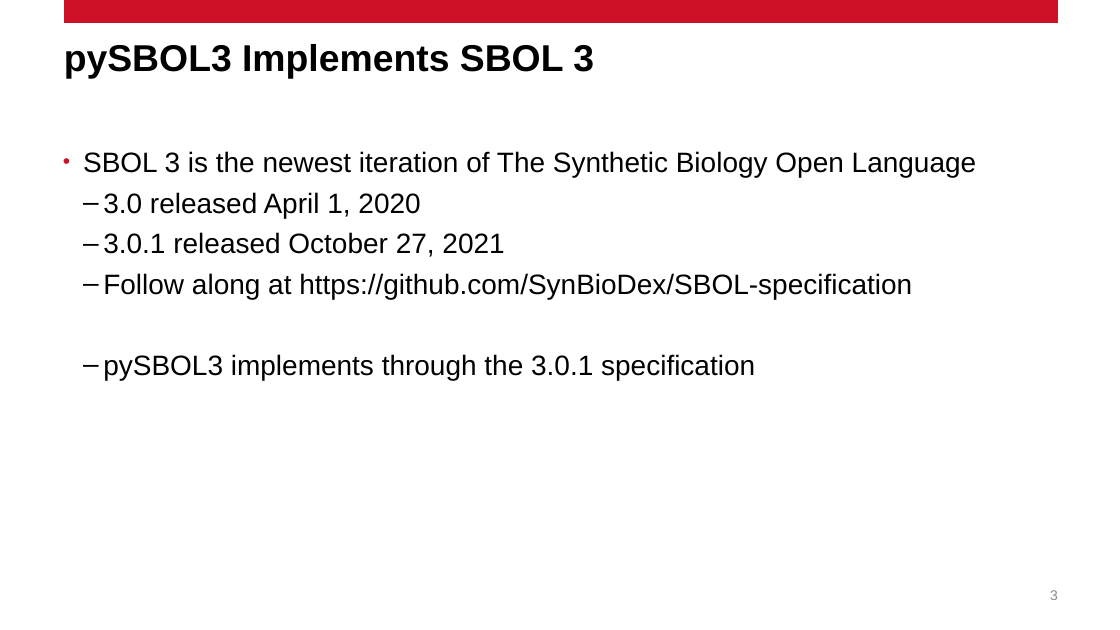
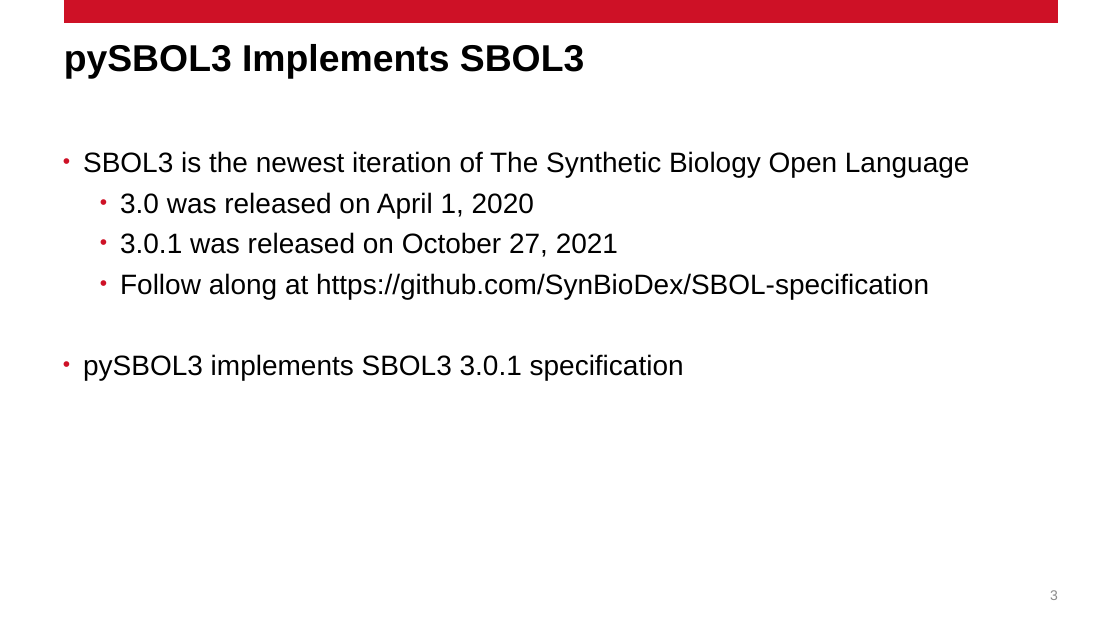
Before and after one commit to SynBioDex/Community-Media, a slide deck: slide 3 of 2022/IWBDA22/sbol3-workshop/pySBOL3-IWBDA-2022.pptx. Drawn at 1120x630 pixels with LibreOffice and Linux fonts; fonts in the diff are those of the drawing; background and template pictures are left out. Boxes give left, top, right and bottom in pixels: in the first picture for what was removed or moved away, otherwise in the second. Text is boxed around its words. In the diff, an @@ line names an element or a change of style, - is before the commit and + after.

Commit message:
SBOL 3 -> SBOL3

```diff
--- a/2022/IWBDA22/sbol3-workshop/pySBOL3-IWBDA-2022.pptx
+++ b/2022/IWBDA22/sbol3-workshop/pySBOL3-IWBDA-2022.pptx
@@ title at [64,44,584,79]: spaces changed @@
-pySBOL3 Implements SBOL 3
+pySBOL3 Implements SBOL3
@@ text at [83,151,970,257]: text changed @@
-• SBOL 3 is the newest iteration of The Synthetic Biology Open Language
-  – 3.0 released April 1, 2020
-  – 3.0.1 released October 27, 2021
+• SBOL3 is the newest iteration of The Synthetic Biology Open Language
+    • 3.0 was released on April 1, 2020
+    • 3.0.1 was released on October 27, 2021
@@ text at [120,273,929,299]: bullet – to •; list level 2 to 3 in "Follow along at https://github.com/SynBioDex/SBOL-specificat ..." @@
@@ text at [83,354,684,380]: text changed @@
-  – pySBOL3 implements through the 3.0.1 specification
+• pySBOL3 implements SBOL3 3.0.1 specification
```
Also in this commit, not shown: 2 other slides changed.
